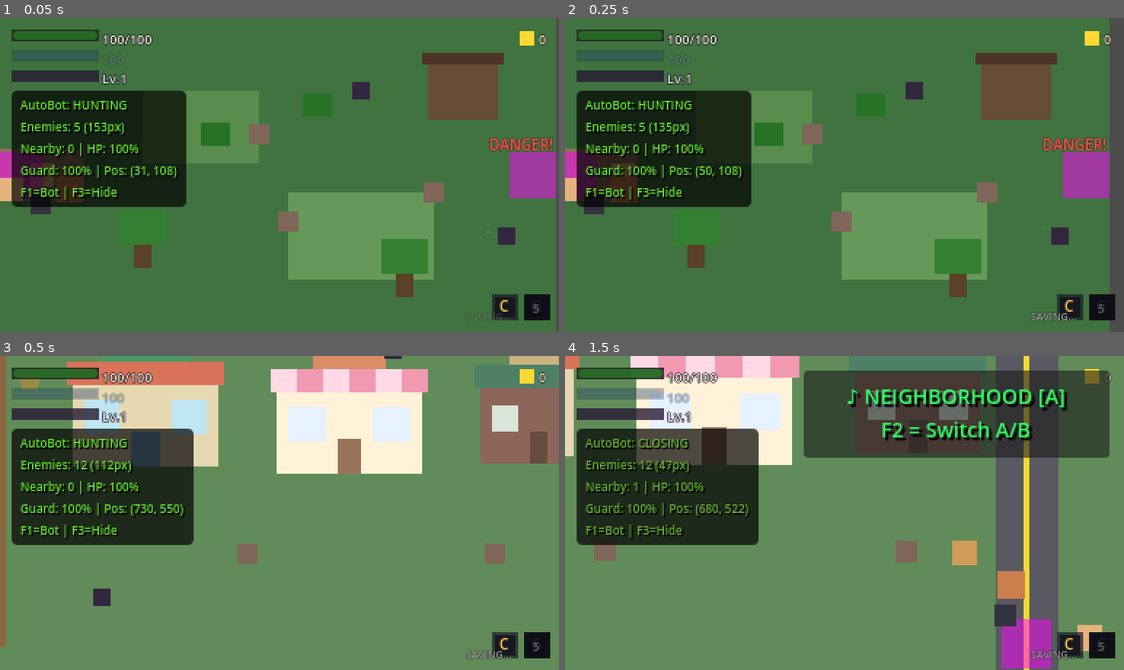
Above: before the commit, frames 1-4 (two rows, left to right).
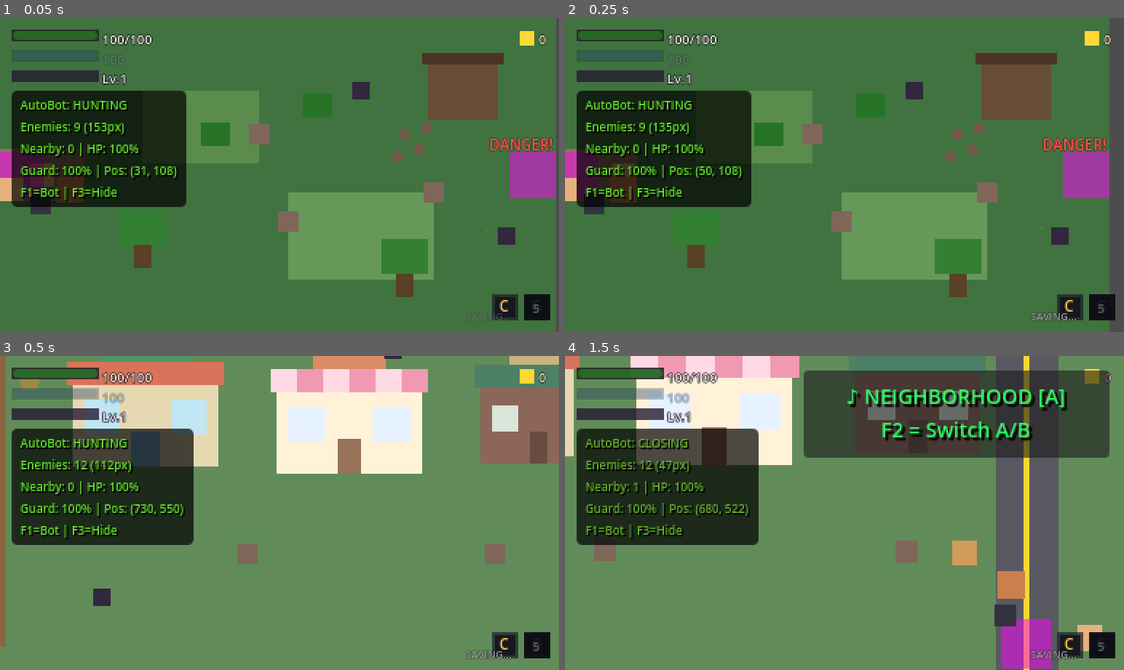
Above: after the commit, the same moments.

Repository: anthonyscry/momi-chronicles
Game: Godot game, scene res://world/zones/backyard.tscn
Two runs of this game, one before a commit and one after it. Both use one fixed random seed, a clock stepped at 60 frames per second and the inputs below. This scene is started directly instead of the project's main scene.
Inputs (mouse positions are in pixels of both pictures, inside the frame that each line leads up to):
- Up to frame 1 (0.05 s): no input
- Up to frame 2 (0.25 s): no input
- Up to frame 3 (0.5 s): no input
- Up to frame 4 (1.5 s): tap Enter (ui_accept) at 0.5, 0.77 s; move the mouse to (967, 497) at 0.52 s; hold D (move_right) 0.53-1.28 s; hold Space (attack) 0.53-1.28 s; click (967, 497) at 0.67 s; move the mouse to (732, 528) at 1.27 s; hold S (move_down) from 1.28 s (still down); tap Space (attack) at 1.35 s

The runs differ from the first frame. In frame 1, 0.3% of the frame differs, in the area x 13-78%, y 32-46%; in frame 2, 0.3%; in frame 3, nothing differs; in frame 4, nothing differs.

Commit message:
feat(17-02): create rat scene and place pack in backyard
- Create sewer_rat.tscn with all components (state machine, hitbox, hurtbox, health)
- State machine uses RatSwarmChase + RatPoisonAttack (no standard Chase/Attack)
- Add pack of 4 SewerRat instances near shed in backyard zone

Diff:
--- /dev/null
+++ b/characters/enemies/sewer_rat.tscn
@@ -0,0 +1,99 @@
+[gd_scene load_steps=14 format=3 uid="uid://drt5q8x9nw3k"]
+
+[ext_resource type="Script" path="res://characters/enemies/sewer_rat.gd" id="1_sewer_rat"]
+[ext_resource type="Script" path="res://components/state_machine/state_machine.gd" id="2_state_machine"]
+[ext_resource type="Script" path="res://characters/enemies/states/enemy_idle.gd" id="3_idle"]
+[ext_resource type="Script" path="res://characters/enemies/states/enemy_patrol.gd" id="4_patrol"]
+[ext_resource type="Script" path="res://characters/enemies/states/rat_swarm_chase.gd" id="5_swarm_chase"]
+[ext_resource type="Script" path="res://characters/enemies/states/rat_poison_attack.gd" id="6_poison_attack"]
+[ext_resource type="Script" path="res://characters/enemies/states/enemy_hurt.gd" id="7_hurt"]
+[ext_resource type="Script" path="res://characters/enemies/states/enemy_death.gd" id="8_death"]
+[ext_resource type="Script" path="res://components/hitbox/hitbox.gd" id="9_hitbox"]
+[ext_resource type="Script" path="res://components/hurtbox/hurtbox.gd" id="10_hurtbox"]
+[ext_resource type="Script" path="res://components/health/health_component.gd" id="11_health"]
+
+[sub_resource type="CapsuleShape2D" id="CapsuleShape2D_body"]
+radius = 4.0
+height = 10.0
+
+[sub_resource type="CircleShape2D" id="CircleShape2D_detection"]
+radius = 50.0
+
+[sub_resource type="RectangleShape2D" id="RectangleShape2D_hitbox"]
+size = Vector2(8, 6)
+
+[sub_resource type="CapsuleShape2D" id="CapsuleShape2D_hurtbox"]
+radius = 5.0
+height = 10.0
+
+[node name="SewerRat" type="CharacterBody2D"]
+collision_layer = 4
+collision_mask = 1
+script = ExtResource("1_sewer_rat")
+
+[node name="Sprite2D" type="Polygon2D" parent="."]
+color = Color(0.45, 0.35, 0.3, 1)
+polygon = PackedVector2Array(-4, -3, 0, -5, 4, -3, 5, 2, 3, 5, -3, 5, -5, 2)
+scale = Vector2(0.8, 0.8)
+
+[node name="CollisionShape2D" type="CollisionShape2D" parent="."]
+position = Vector2(0, 1)
+shape = SubResource("CapsuleShape2D_body")
+
+[node name="AnimationPlayer" type="AnimationPlayer" parent="."]
+
+[node name="StateMachine" type="Node" parent="."]
+script = ExtResource("2_state_machine")
+initial_state_path = NodePath("Idle")
+
+[node name="Idle" type="Node" parent="StateMachine"]
+script = ExtResource("3_idle")
+idle_duration = 0.8
+
+[node name="Patrol" type="Node" parent="StateMachine"]
+script = ExtResource("4_patrol")
+
+[node name="RatSwarmChase" type="Node" parent="StateMachine"]
+script = ExtResource("5_swarm_chase")
+
+[node name="RatPoisonAttack" type="Node" parent="StateMachine"]
+script = ExtResource("6_poison_attack")
+
+[node name="Hurt" type="Node" parent="StateMachine"]
+script = ExtResource("7_hurt")
+
+[node name="Death" type="Node" parent="StateMachine"]
+script = ExtResource("8_death")
+
+[node name="DetectionArea" type="Area2D" parent="."]
+collision_layer = 0
+collision_mask = 2
+
+[node name="CollisionShape2D" type="CollisionShape2D" parent="DetectionArea"]
+shape = SubResource("CircleShape2D_detection")
+
+[node name="Hitbox" type="Area2D" parent="."]
+collision_layer = 128
+collision_mask = 16
+monitoring = false
+monitorable = false
+script = ExtResource("9_hitbox")
+damage = 5
+
+[node name="CollisionShape2D" type="CollisionShape2D" parent="Hitbox"]
+position = Vector2(6, 0)
+shape = SubResource("RectangleShape2D_hitbox")
+disabled = true
+
+[node name="Hurtbox" type="Area2D" parent="."]
+collision_layer = 32
+collision_mask = 64
+script = ExtResource("10_hurtbox")
+
+[node name="CollisionShape2D" type="CollisionShape2D" parent="Hurtbox"]
+position = Vector2(0, 1)
+shape = SubResource("CapsuleShape2D_hurtbox")
+
+[node name="HealthComponent" type="Node" parent="."]
+script = ExtResource("11_health")
+max_health = 15
--- a/world/zones/backyard.tscn
+++ b/world/zones/backyard.tscn
@@ -9,6 +9,7 @@
 [ext_resource type="PackedScene" uid="uid://cxr7k3m2p5w8q" path="res://ui/menus/pause_menu.tscn" id="7_pause"]
 [ext_resource type="PackedScene" uid="uid://bm5qk2p8x1w7r" path="res://ui/menus/game_over.tscn" id="8_game_over"]
 [ext_resource type="PackedScene" uid="uid://bze7k3m2p5x8q" path="res://components/zone_exit/zone_exit.tscn" id="9_zone_exit"]
+[ext_resource type="PackedScene" uid="uid://drt5q8x9nw3k" path="res://characters/enemies/sewer_rat.tscn" id="10_sewer_rat"]
 
 [sub_resource type="RectangleShape2D" id="RectangleShape2D_boundary_h"]
 size = Vector2(384, 16)
@@ -200,6 +201,18 @@
 
 [node name="Crow2" parent="Enemies" instance=ExtResource("5_crow")]
 position = Vector2(350, 150)
+
+[node name="SewerRat1" parent="Enemies" instance=ExtResource("10_sewer_rat")]
+position = Vector2(280, 80)
+
+[node name="SewerRat2" parent="Enemies" instance=ExtResource("10_sewer_rat")]
+position = Vector2(290, 90)
+
+[node name="SewerRat3" parent="Enemies" instance=ExtResource("10_sewer_rat")]
+position = Vector2(275, 95)
+
+[node name="SewerRat4" parent="Enemies" instance=ExtResource("10_sewer_rat")]
+position = Vector2(295, 75)
 
 [node name="ZoneExits" type="Node2D" parent="."]
 
Not shown: 1 places in world/zones/backyard.tscn that only renumber resources
